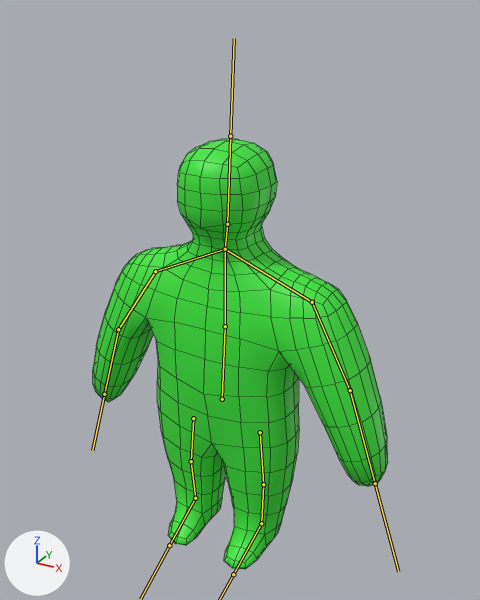
What one commit did to the FBX model GMTK2025/Assets/GMTK2025/Models/human.fbx.
The view is the same before and after, from a camera (50 mm lens) standing at (1.24, -2.12, 2.28) and looking at (-0.02, 0.16, 1.14). Every picture has the same lights, and +X, +Y and +Z are marked at lower left. The bones that bend it are drawn over the model as lines. Mesh edges are drawn as thin lines.
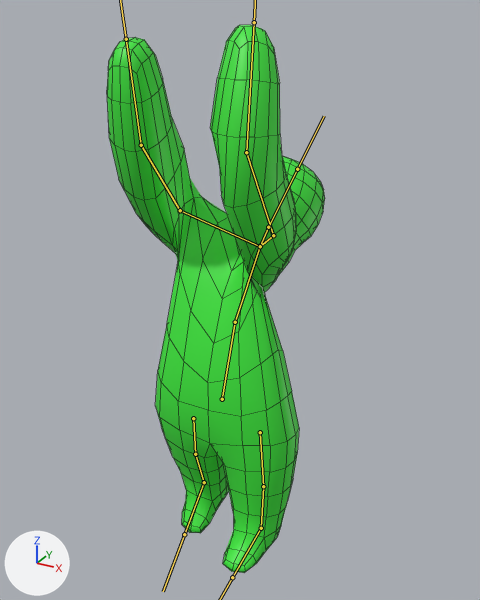
The newer file adds an action. The first version stands in its rest pose; the second is drawn at frame 1 of the action 'openChest'.

What differs and where, as boxes [x1, y1, x2, y2] in the pictures (480 x 600 px):
'Cube', posed (26% narrower, 27% taller)
    before: [93, 139, 388, 569]
    after: [107, 25, 325, 573]
bone 'Pelvis', root to tip
    before: (222, 399) to (225, 326)
    after: (222, 399) to (235, 322)
bone 'MiddleSpine', root to tip
    before: (225, 326) to (225, 249)
    after: (235, 322) to (260, 246)
bone 'Bone.002', root to tip
    before: (225, 249) to (312, 302)
    after: (260, 246) to (273, 235)
bone 'LeftArm', root to tip
    before: (312, 302) to (350, 390)
    after: (273, 235) to (246, 152)
bone 'LeftElbow', root to tip
    before: (350, 390) to (375, 483)
    after: (246, 152) to (254, 22)
bone 'Bone.008', root to tip
    before: (225, 249) to (155, 271)
    after: (260, 246) to (180, 210)
bone 'RightArm', root to tip
    before: (155, 271) to (118, 329)
    after: (180, 210) to (141, 145)
bone 'RightElbow', root to tip
    before: (118, 329) to (104, 394)
    after: (141, 145) to (126, 39)
bone 'Head', root to tip
    before: (227, 224) to (230, 136)
    after: (268, 227) to (297, 169)
bone 'LeftHip', root to tip
    before: (260, 432) to (263, 484)
    after: (260, 432) to (263, 486)
bone 'RightHip', root to tip
    before: (193, 418) to (191, 461)
    after: (193, 418) to (195, 454)

What the commit changed:
Bone 'Pelvis' (bone_pelvis) turns from (0, 0, 0) to (-16, 0, 0) degrees about its own x, y and z.
Bone 'MiddleSpine' (bone_middlespine) turns from (0, 0, 0) to (-17, -3, -3) degrees about its own x, y and z.
Bone 'Bone.002' (bone_bone_002) turns from (0, 0, 0) to (74, -29, -41) degrees about its own x, y and z.
Bone 'LeftArm' (bone_leftarm) turns from (0, 0, 0) to (43, -5, 20) degrees about its own x, y and z.
Bone 'LeftElbow' (bone_leftelbow) turns from (0, 0, 0) to (40, 22, 32) degrees about its own x, y and z.
Bone 'Bone.008' (bone_bone_008) turns from (0, 0, 0) to (77, 64, 42) degrees about its own x, y and z.
Bone 'RightArm' (bone_rightarm) turns from (0, 0, 0) to (28, 16, 32) degrees about its own x, y and z.
Bone 'RightElbow' (bone_rightelbow) turns from (0, 0, 0) to (22, 6, -5) degrees about its own x, y and z.
Bone 'Head' (bone_head) turns from (0, 0, 0) to (-21, -21, 12) degrees about its own x, y and z.
Bone 'LeftHip' (bone_lefthip) turns from (0, 0, 0) to (1, 0, -3) degrees about its own x, y and z.
Bone 'RightHip' (bone_righthip) turns from (0, 0, 0) to (-5, -5, -10) degrees about its own x, y and z.
